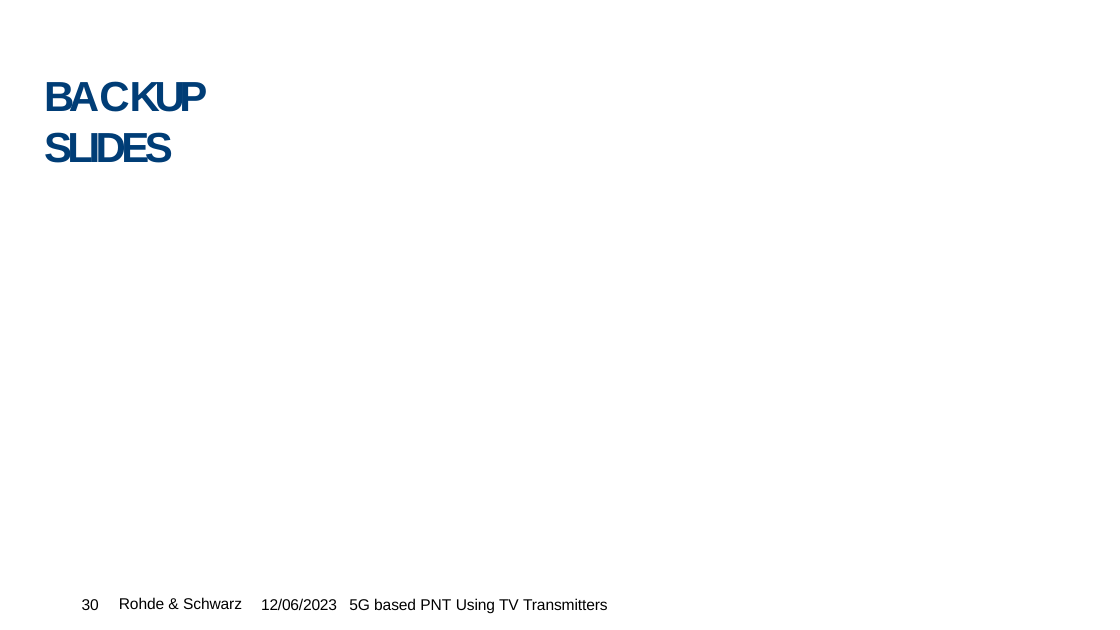
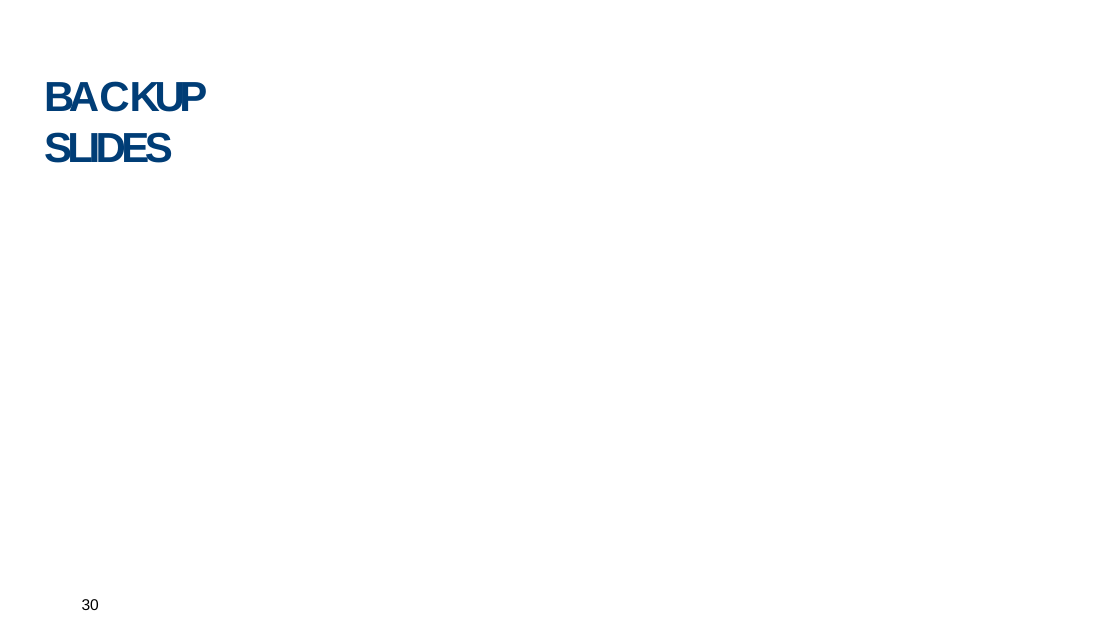
Before and after one commit to SiwaNetwork/QUANTUM, a slide deck: slide 30 of Time-Card/ДОКУМЕНТЫ/МАТЕРИАЛ СТАТЬИ/ВРЕМЯ ЧЕРЕЗ ТВ И 5G.pptx. Drawn at 1120x630 pixels with LibreOffice and Linux fonts; fonts in the diff are those of the drawing; background and template pictures are left out. Boxes give left, top, right and bottom in pixels: in the first picture for what was removed or moved away, otherwise in the second. Text is boxed around its words. In the diff, an @@ line names an element or a change of style, - is before the commit and + after.

```diff
--- a/Time-Card/ДОКУМЕНТЫ/МАТЕРИАЛ СТАТЬИ/ВРЕМЯ ЧЕРЕЗ ТВ И 5G.pptx
+++ b/Time-Card/ДОКУМЕНТЫ/МАТЕРИАЛ СТАТЬИ/ВРЕМЯ ЧЕРЕЗ ТВ И 5G.pptx
@@ text removed at box(119, 597, 242, 609) @@
-Rohde & Schwarz
@@ text removed at box(261, 598, 608, 613) @@
-12/06/2023 5G based PNT Using TV Transmitters
```
Also in this commit, not shown: 3 other slides changed, 4 other files.
